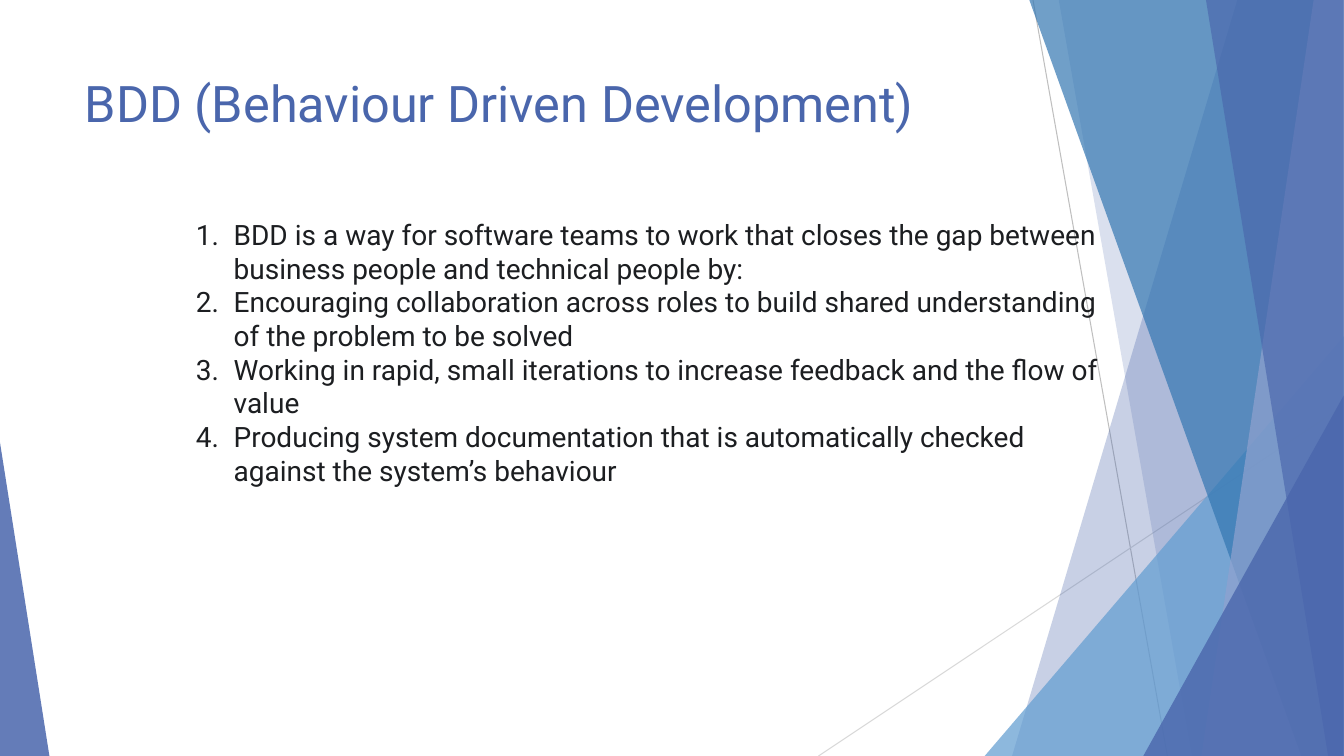
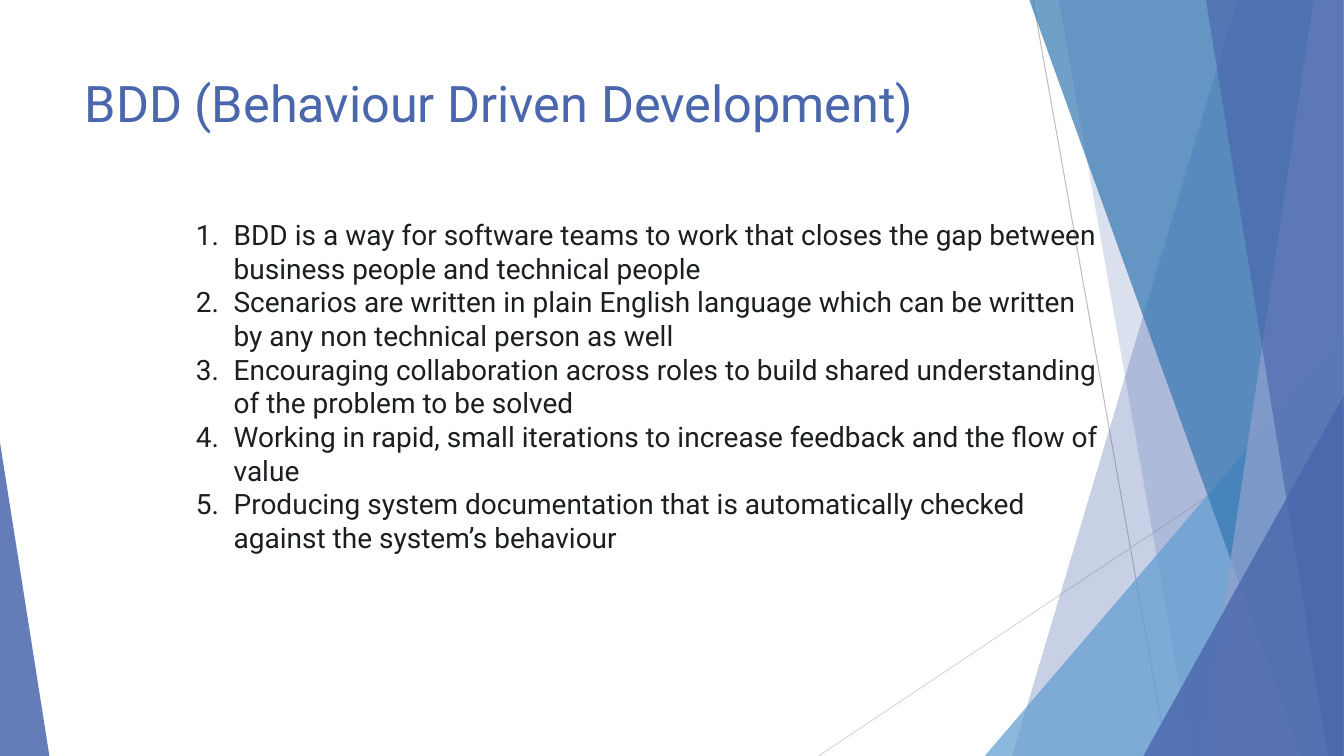
Before and after one commit to reshu-testonics/WebdriverIO, a slide deck: slide 12 of WebdriverIO.pptx (slide 11 before the commit). Drawn at 1344x756 pixels with LibreOffice and Linux fonts; fonts in the diff are those of the drawing. Boxes give left, top, right and bottom in pixels: in the first picture for what was removed or moved away, otherwise in the second. Text is boxed around its words. In the diff, an @@ line names an element or a change of style, - is before the commit and + after.

```diff
--- a/WebdriverIO.pptx
+++ b/WebdriverIO.pptx
@@ text at [234, 220, 1095, 352]: text changed @@
-1. BDD is a way for software teams to work that closes the gap between business people and technical people by:
+1. BDD is a way for software teams to work that closes the gap between business people and technical people
+2. Scenarios are written in plain English language which can be written by any non technical person as well
```
Also in this commit, not shown: 7 other slides changed, 2 slides added.
